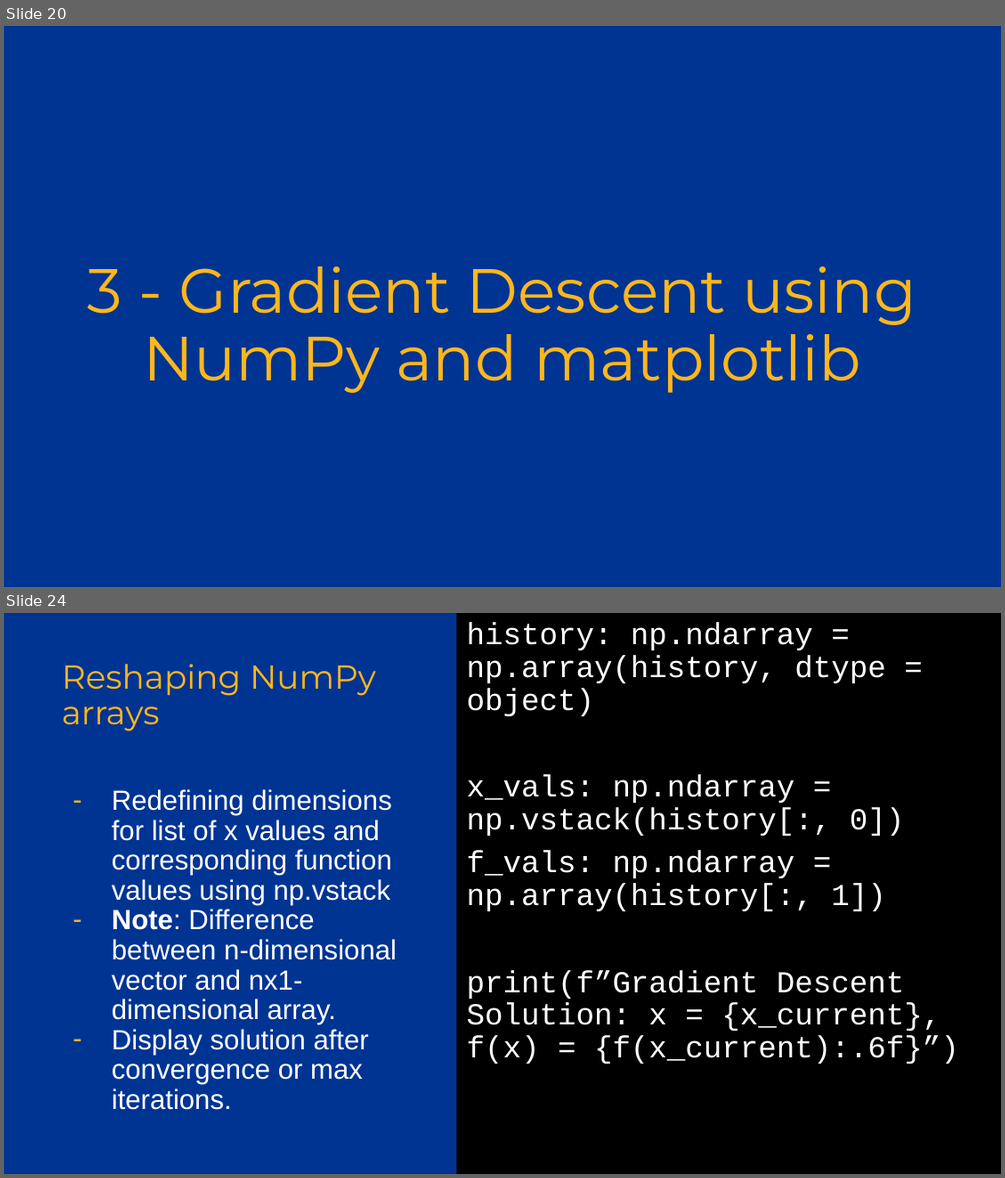
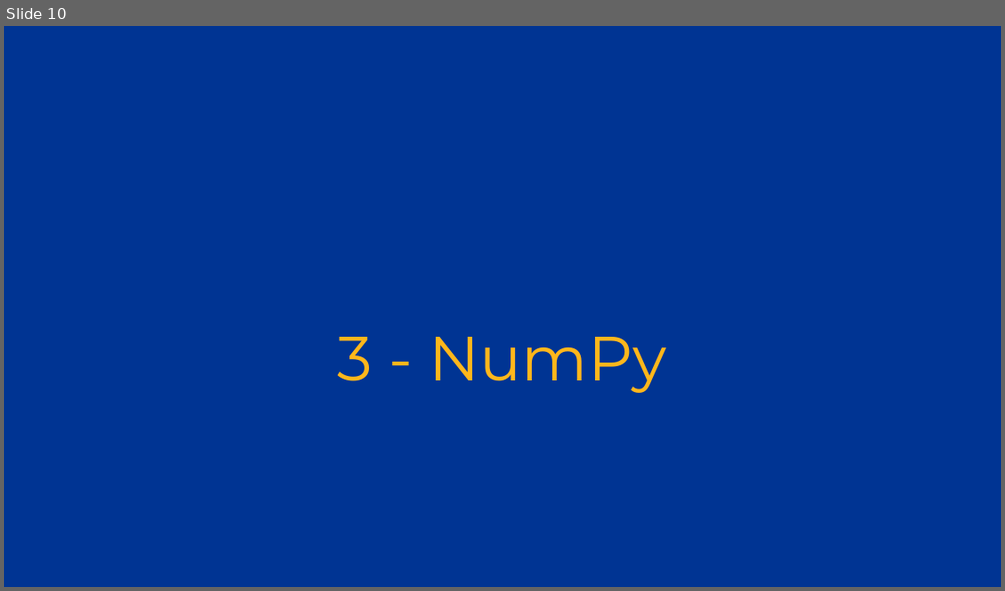
Before and after one commit to Pitt-INFORMS/workshops, a slide deck: python/2024/Python Workshop 2.pptx. Shown one above the other, each under a label of ours: slides 20 and 24 before the commit, slide 10 after it; the slides between them are not shown. The pictures are 1005x1178 and 1005x591 pixels, drawn with LibreOffice and Linux fonts; fonts in the diff are those of the drawing; background and template pictures are left out. Boxes give left, top, right and bottom in pixels: in the first picture for what was removed or moved away, otherwise in the second. Text is boxed around its words. In the diff, an @@ line names an element or a change of style, - is before the commit and + after.

```diff
--- a/python/2024/Python Workshop 2.pptx
+++ b/python/2024/Python Workshop 2.pptx
@@ slide 24 removed at [4,613,1001,1174], background #003493 @@
@@ text removed at [456,613,1001,1173] @@
-history: np.ndarray = np.array(history, dtype = object)
-x_vals: np.ndarray = np.vstack(history[:, 0])
-f_vals: np.ndarray = np.array(history[:, 1])
-print(f”Gradient Descent Solution: x = {x_current}, f(x) = {f(x_current):.6f}”)
@@ title removed at [62,664,376,731] @@
-Reshaping NumPy arrays
@@ text removed at [112,789,396,1110] @@
-– Redefining dimensions for list of x values and corresponding function values using np.vstack
-– Note: Difference between n-dimensional vector and nx1-dimensional array.
-– Display solution after convergence or max iterations.
@@ what was slide 20 is now slide 10 @@
@@ slide 10 changed as well @@
@@ title at [338,337,666,393]: text changed @@
-3 - Gradient Descent using NumPy and matplotlib
+3 - NumPy
```
Also in this commit, not shown: 26 other slides changed, 42 slides added, 7 other slides removed.
